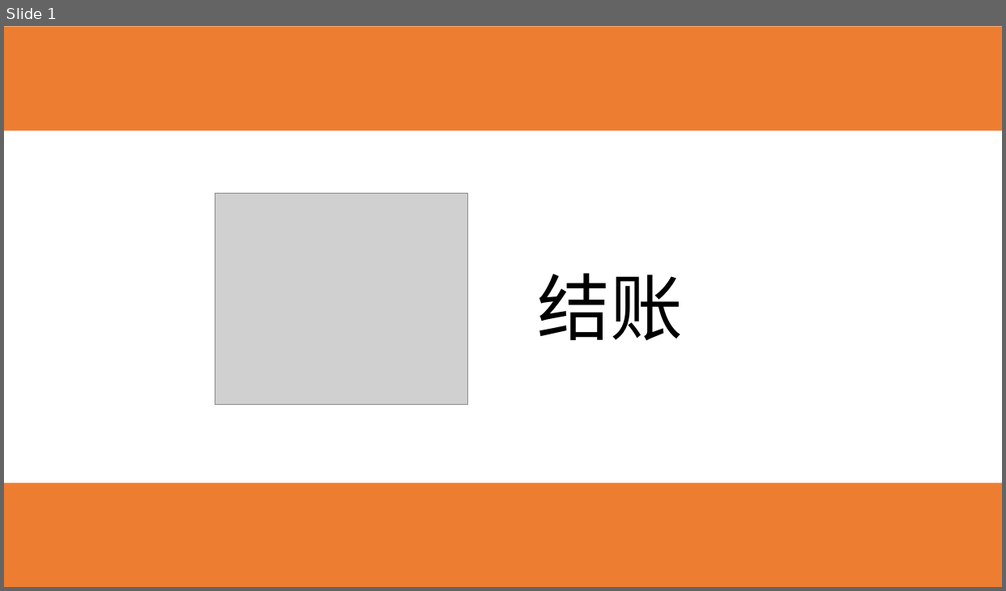
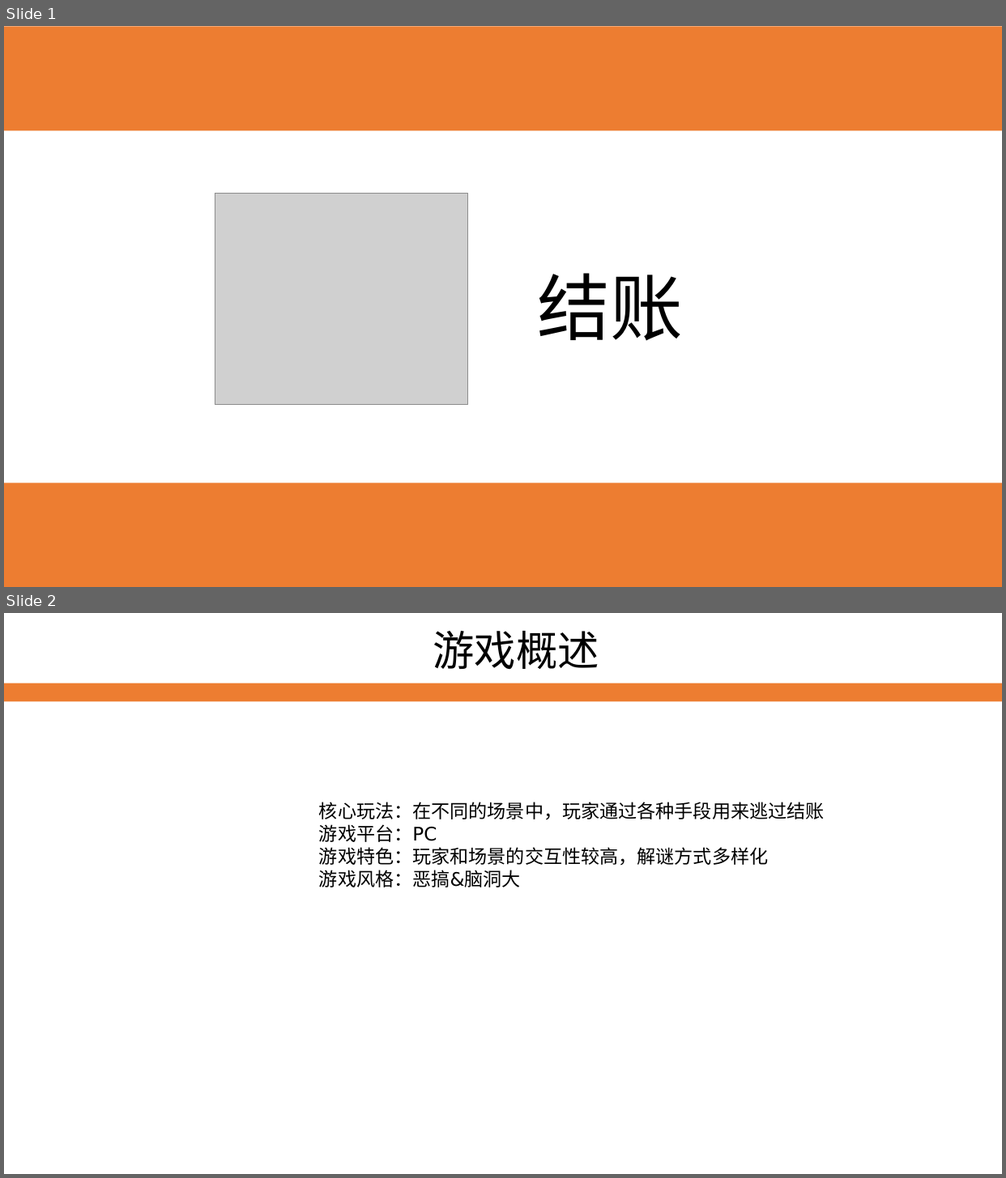
Before and after one commit to ThreePeopleGame/Death, a slide deck: Share/每周命题游戏设计/李硕/结账.pptx. Shown one above the other, each under a label of ours: slide 1 before the commit, slides 1 and 2 after it. The pictures are 1006x591 and 1006x1178 pixels, drawn with LibreOffice and Linux fonts; fonts in the diff are those of the drawing; grey boxes stand for pictures. Boxes give left, top, right and bottom in pixels: in the first picture for what was removed or moved away, otherwise in the second. Text is boxed around its words. In the diff, an @@ line names an element or a change of style, - is before the commit and + after.

Commit message:
结账
结账

```diff
--- a/Share/每周命题游戏设计/李硕/结账.pptx
+++ b/Share/每周命题游戏设计/李硕/结账.pptx
@@ slide 2 added at (4, 613, 1002, 1174), background #FFFFFF @@
@@ text added at (433, 631, 599, 670), 40 pt, text #000000 @@
+游戏概述
@@ rectangle added at (4, 683, 1002, 702), fill #ED7D31 @@
@@ text added at (319, 802, 825, 888), 18 pt, text #000000 @@
+核心玩法：在不同的场景中，玩家通过各种手段用来逃过结账
+游戏平台：PC
+游戏特色：玩家和场景的交互性较高，解谜方式多样化
+游戏风格：恶搞&脑洞大
```
Also in this commit, not shown: 4 other slides added, 1 slide removed.
